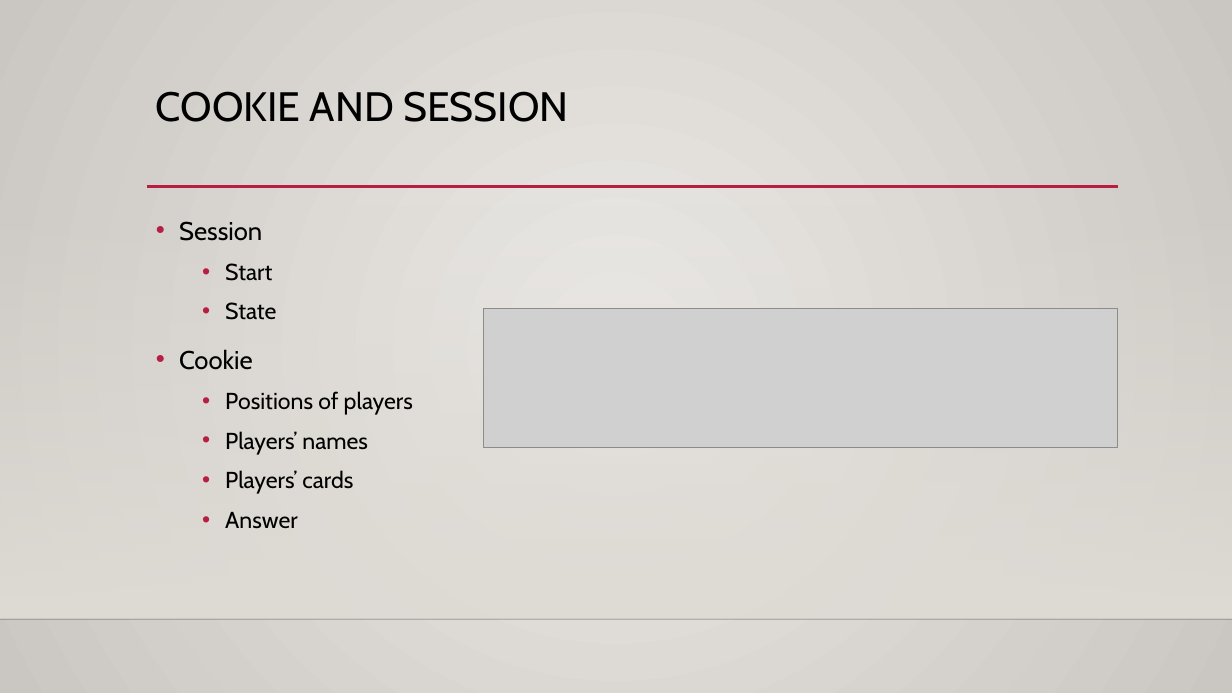
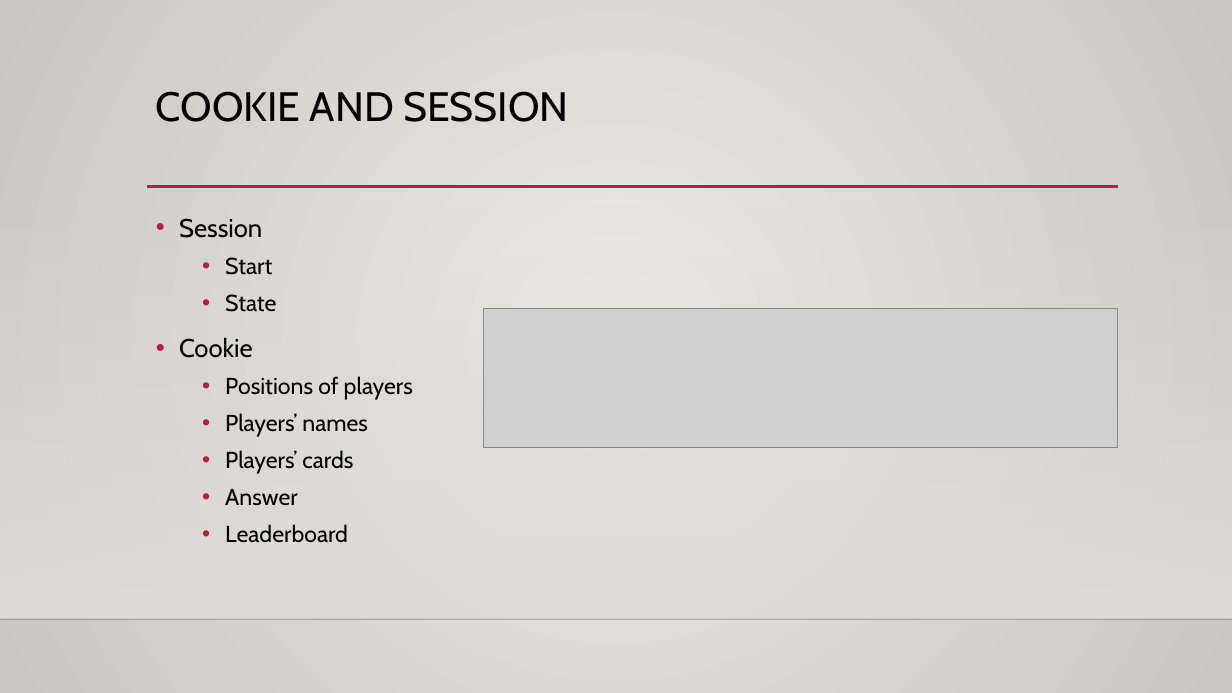
Before and after one commit to kornsook/clue, a slide deck: slide 19 of slides.pptx. Drawn at 1232x693 pixels with LibreOffice and Linux fonts; fonts in the diff are those of the drawing; grey boxes stand for pictures; background and template pictures are left out. Boxes give left, top, right and bottom in pixels: in the first picture for what was removed or moved away, otherwise in the second. Text is boxed around its words. In the diff, an @@ line names an element or a change of style, - is before the commit and + after.

```diff
--- a/slides.pptx
+++ b/slides.pptx
@@ text at (179,218,413,506): line spacing 1.2 to 1.1 @@
@@ text at (225,524,348,543): paragraph added @@
+  • Leaderboard
```
Also in this commit, not shown: 1 slide added, 7 other files.
